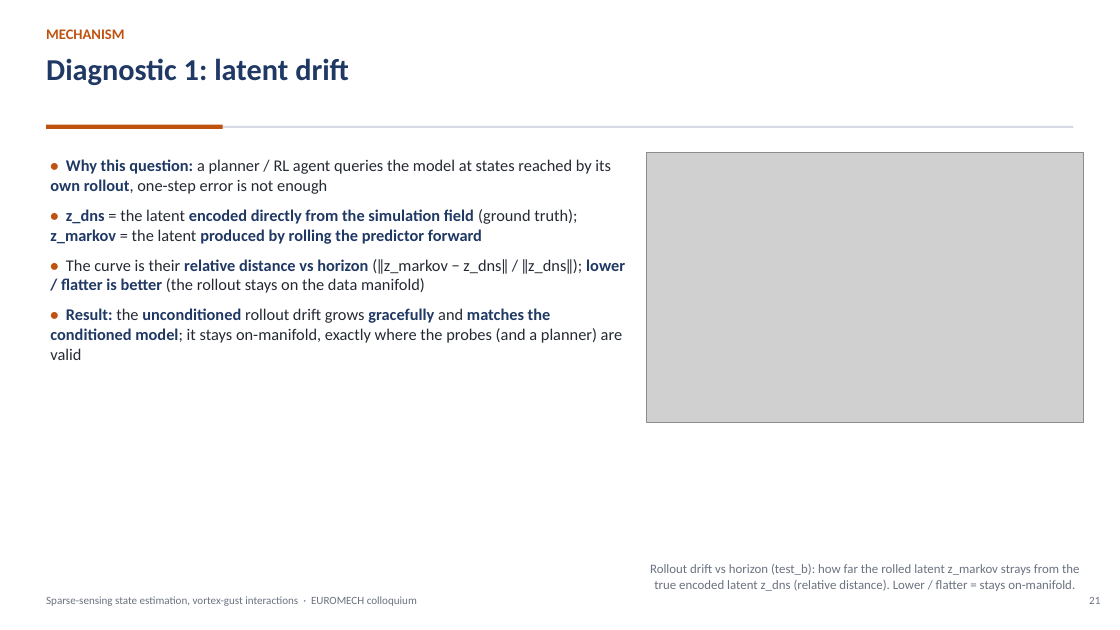
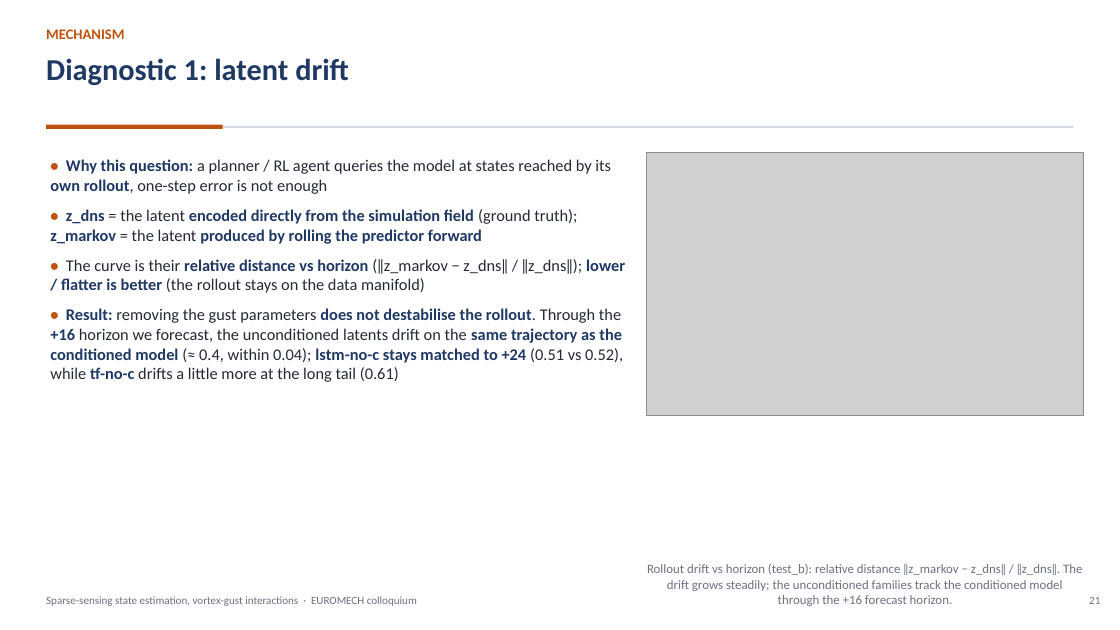
Before and after one commit to sanmi90/GUST-JEPA, a slide deck: slide 21 of paper/talk/euromech_gust_jepa.pptx. Drawn at 1120x630 pixels with LibreOffice and Linux fonts; fonts in the diff are those of the drawing; grey boxes stand for pictures. Boxes give left, top, right and bottom in pixels: in the first picture for what was removed or moved away, otherwise in the second. Text is boxed around its words. In the diff, an @@ line names an element or a change of style, - is before the commit and + after.

```diff
--- a/paper/talk/euromech_gust_jepa.pptx
+++ b/paper/talk/euromech_gust_jepa.pptx
@@ picture: place and size @@
-picture at bbox=[647, 153, 1084, 423]
+picture at bbox=[647, 153, 1084, 416]
@@ text at bbox=[50, 308, 623, 382]: text changed @@
-• Result: the unconditioned rollout drift grows gracefully and matches the conditioned model; it stays on-manifold, exactly where the probes (and a planner) are valid
+• Result: removing the gust parameters does not destabilise the rollout. Through the +16 horizon we forecast, the unconditioned latents drift on the same trajectory as the conditioned model (≈ 0.4, within 0.04); lstm-no-c stays matched to +24 (0.51 vs 0.52), while tf-no-c drifts a little more at the long tail (0.61)
@@ text at bbox=[647, 564, 1082, 606]: text changed @@
-Rollout drift vs horizon (test_b): how far the rolled latent z_markov strays from the true encoded latent z_dns (relative distance). Lower / flatter = stays on-manifold.
+Rollout drift vs horizon (test_b): relative distance ‖z_markov − z_dns‖ / ‖z_dns‖. The drift grows steadily; the unconditioned families track the conditioned model through the +16 forecast horizon.
```
Also in this commit, not shown: 1 other slide changed, 6 other files.
